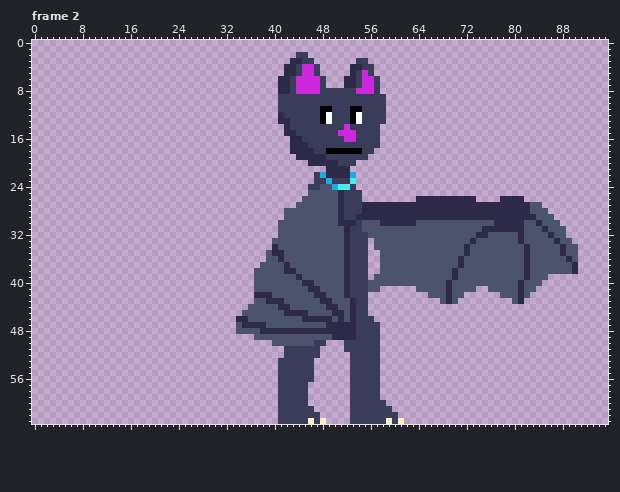
Pixel-art file, stored at raw_sprites/bat.ase. The picture above is the old version.
96x64 pixels, 9 frames. Shown: frame 2. The commit also changed other frames, which this record leaves out.
Now the later version:
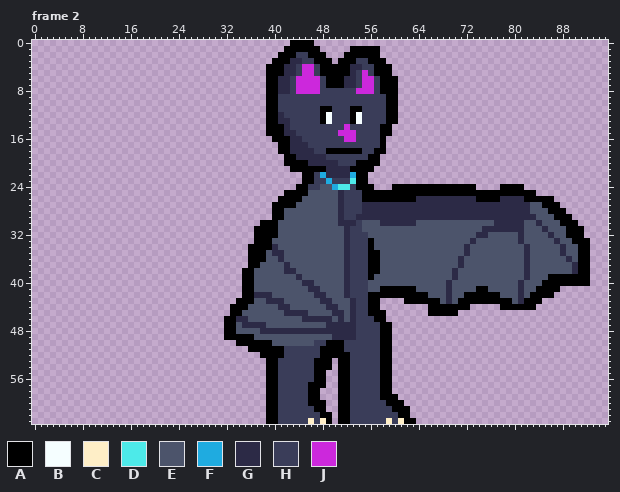
Palette (. is transparent): A #000000  B #f5feff  C #feeec7  D #4deae9  E #4c546b  F #1fabe0  G #2c2a46  H #3a3d59  J #cc28dc
What changed:
layer "ol" added
Changed rows in their new state; - is an unchanged pixel.
Frame 2, layer "ol":
first column x 32:
 0 -----------AAAA----------------------------------------------
 1 ----------AAAAAA-----AAAAA-----------------------------------
 2 ---------AAA--AAA---AAAAAA-----------------------------------
 3 --------AAA----AAA-AAA--AAA----------------------------------
 4 -------AAA------AAAAA----AAA---------------------------------
 5 -------AAA------AAAAA----AAA---------------------------------
 6 -------AA--------AAA------AAA--------------------------------
 7 -------AA--------AAA------AAA--------------------------------
 8 -------AA-----------------AAA--------------------------------
 9 -------AA------------------AA--------------------------------
10 -------AA------------------AA--------------------------------
11 -------AA------------------AA--------------------------------
12 -------AA------------------AA--------------------------------
13 -------AA------------------AA--------------------------------
14 -------AAA----------------AA---------------------------------
15 -------AAA----------------AA---------------------------------
16 --------AAA---------------A----------------------------------
17 ---------AA---------------A----------------------------------
18 ---------AA--------------AA----------------------------------
19 ----------AA------------AA-----------------------------------
20 ----------AAAA--------AAAA-----------------------------------
21 -----------AAAAAA----AAAA------------------------------------
22 -------------AA-------AA-------------------------------------
23 -------------AA-------AA-------------------------------------
24 ------------AA--------AAA---AAAAAAAAAAAAAA----AAAA-----------
25 ----------AAAA---------AAAAAAAAAAAAAAAAAAAAAAAAAAAAA---------
26 ---------AAAA----------AAAAAAAAA----------AAAA----AAAAA------
27 --------AAAA-----------------------------------------AAA-----
28 --------AA--------------------------------------------AAA----
29 --------AA---------------------------------------------AAA---
30 ------AAA-----------------------------------------------AAA--
31 -----AAAA------------------------------------------------AAA-
32 -----AAAA------------------------------------------------AAA-
33 -----AAA----------------A---------------------------------AAA
34 ----AAAA----------------A----------------------------------AA
35 ----AAA-----------------AA---------------------------------AA
36 ----AAA-----------------AA---------------------------------AA
37 ----AA------------------AA---------------------------------AA
38 ---AA-------------------AA---------------------------------AA
39 ---AA-------------------A-----------------------------AAAAAAA
40 ---AA------------------------------------------------AAAAAAAA
41 ---AA---------------------AAAAAA----------AA--------AAAA-----
42 ---AA-------------------AAAAAAAAAA------AAAAAA-----AAAA------
43 --AAA-------------------AA----AAAAAA---AAAAAAAAA--AAA--------
44 -AAA--------------------AA--------AAAAAAA-----AAAAAA---------
45 -AA---------------------AAA-------AAAAA----------------------
46 AA-----------------------AA----------------------------------
47 AA------------------------AA---------------------------------
48 AA------------------------AA---------------------------------
49 AAAAA---------------------AA---------------------------------
50 --AAAAAA---------AAA------AA---------------------------------
51 ----AAAAAA------AAAA------AA---------------------------------
52 ------AAAA------AAAAA-----AA---------------------------------
53 -------AA------AAA-AA-----AA---------------------------------
54 -------AA------AAA-AA-----AA---------------------------------
55 -------AA------AA--AA-----AA---------------------------------
56 -------AA------AA--AA-----AA---------------------------------
57 -------AA-----AAA--AA-----AA---------------------------------
58 -------AA-----AA---AA-----AA---------------------------------
59 -------AA-----AA---AA-----AAA--------------------------------
60 -------AA-----AAA--AA------AAA-------------------------------
61 -------AA------AA--AA-------AAA------------------------------
62 -------AA-------AA-AA--------AA------------------------------
63 -------AA--------A-AA---------AA-----------------------------
Where, in picture pixels (left, top, right, bottom), the same in both pictures:
added: (224, 40, 590, 424)
